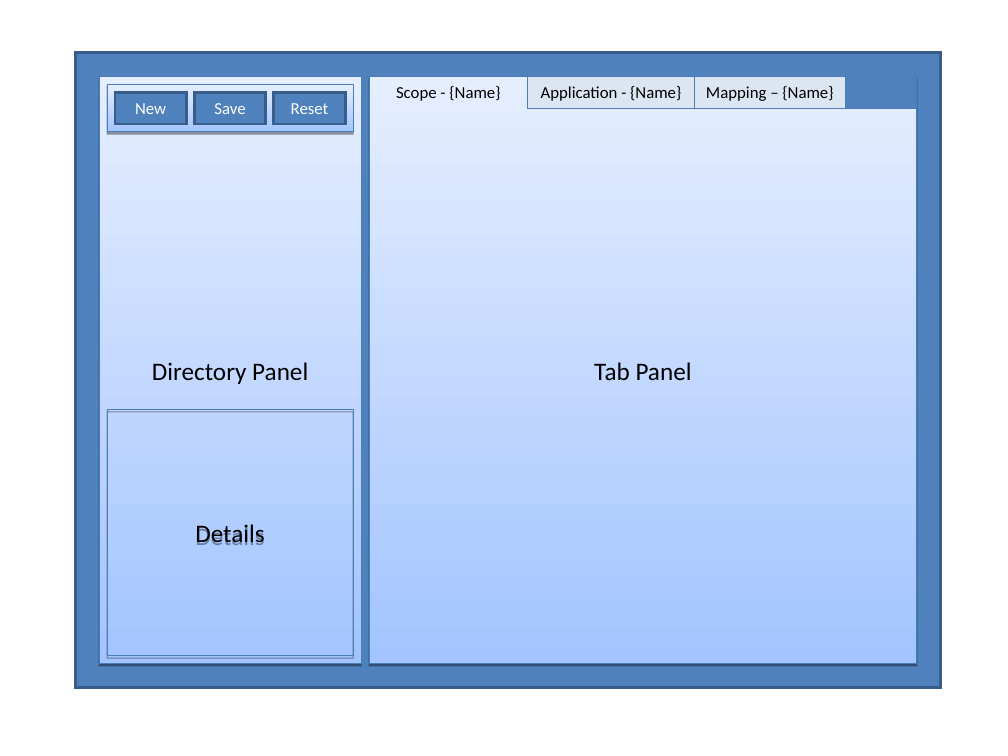
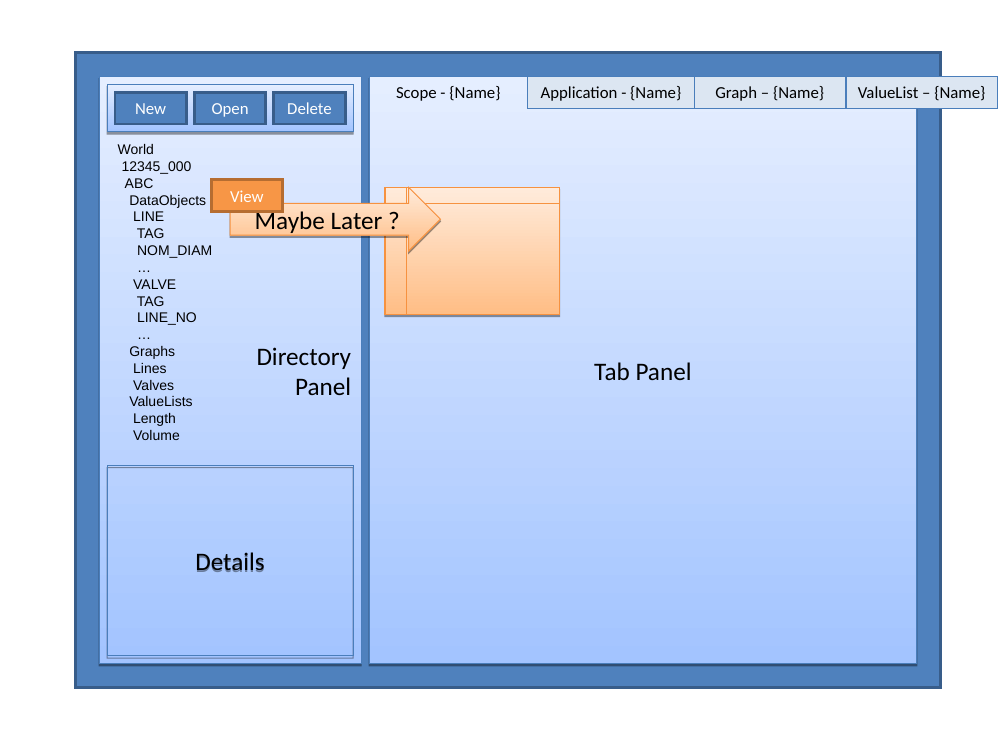
Before and after one commit to heyena/iring-tools, a slide deck: slide 1 of wiki/AdapterManager.ppt. Drawn at 1008x756 pixels with LibreOffice and Linux fonts; fonts in the diff are those of the drawing. Boxes give left, top, right and bottom in pixels: in the first picture for what was removed or moved away, otherwise in the second. Text is boxed around its words. In the diff, an @@ line names an element or a change of style, - is before the commit and + after.

Commit message:
Updated Design Slides for AdapterManager

```diff
--- a/wiki/AdapterManager.ppt
+++ b/wiki/AdapterManager.ppt
@@ rectangle "Directory Panel" at (x1=99, y1=77, x2=361, y2=664): alignment centre to right @@
@@ text in rectangle at (x1=715, y1=86, x2=824, y2=101): text changed @@
-Mapping – {Name}
+Graph – {Name}
@@ rectangle removed at (x1=846, y1=77, x2=917, y2=109) @@
@@ rectangle added at (x1=847, y1=77, x2=997, y2=109), fill #DCE6F2, outline #4A7EBB 0.74 pt, 12 pt, text #000000 @@
+ValueList – {Name}
@@ text in rectangle at (x1=212, y1=103, x2=249, y2=117): text changed @@
-Save
+Open
@@ text in rectangle at (x1=287, y1=102, x2=332, y2=114): text changed @@
-Reset
+Delete
@@ text added at (x1=118, y1=144, x2=212, y2=440), 10 pt, text #000000 @@
+World
+12345_000
+ABC
+DataObjects
+LINE
+TAG
+NOM_DIAM
+…
+VALVE
+TAG
+LINE_NO
+…
+Graphs
+Lines
+Valves
+ValueLists
+Length
+Volume
@@ rectangle added at (x1=212, y1=179, x2=283, y2=212), fill #F79646, outline #B66D31 2.01 pt, 12 pt, text #FFFFFF @@
+View
@@ right arrow added at (x1=230, y1=187, x2=440, y2=251), fill gradient #FFBE86 to #FFEBDB, outline #F69240 0.74 pt, 18 pt, text #000000 @@
+Maybe Later ?
@@ flow chart internal storage added at (x1=385, y1=187, x2=559, y2=314), fill gradient #FFBE86 to #FFEBDB, outline #F69240 0.74 pt @@
@@ rectangle "Details" resized from (x1=107, y1=409, x2=353, y2=655) to (x1=107, y1=466, x2=353, y2=656) @@
```
Also in this commit, not shown: 11 other slides changed.
